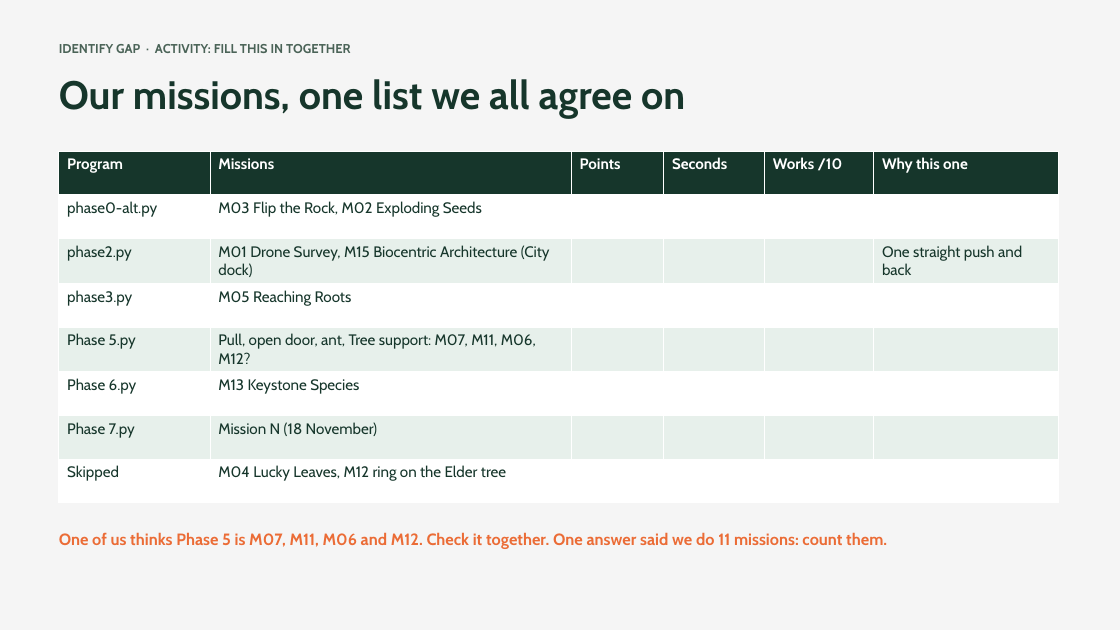
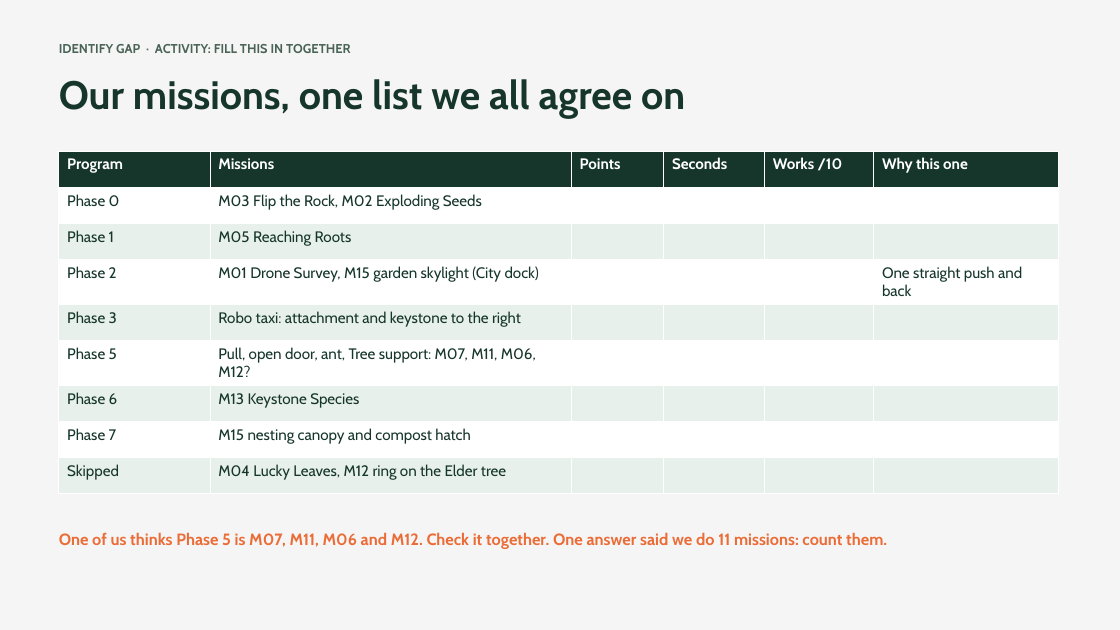
Before and after one commit to amana4/FLL2026, a slide deck: slide 13 of robot-design/exceeds-workshop.pptx. Drawn at 1120x630 pixels with LibreOffice and Linux fonts; fonts in the diff are those of the drawing. Boxes give left, top, right and bottom in pixels: in the first picture for what was removed or moved away, otherwise in the second. Text is boxed around its words. In the diff, an @@ line names an element or a change of style, - is before the commit and + after.

Commit message:
Add Robot Design judging presentation pack
Generate the judging deck, cue cards, and judge-question practice sheet in HTML and PowerPoint. Update the mission plan and diagrams for seven runs, refresh related prep materials, and adjust Phase 7 robot test settings.

```diff
--- a/robot-design/exceeds-workshop.pptx
+++ b/robot-design/exceeds-workshop.pptx
@@ table at (59,151,1059,484) @@
-row 2: phase0-alt.py | M03 Flip the Rock, M02 Exploding Seeds |  |  |  | 
-row 3: phase2.py | M01 Drone Survey, M15 Biocentric Architecture (City dock) |  |  |  | One straight push and back
-row 4: phase3.py | M05 Reaching Roots |  |  |  | 
-row 5: Phase 5.py | Pull, open door, ant, Tree support: M07, M11, M06, M12? |  |  |  | 
-row 6: Phase 6.py | M13 Keystone Species |  |  |  | 
-row 7: Phase 7.py | Mission N (18 November) |  |  |  | 
+row 2: Phase 0 | M03 Flip the Rock, M02 Exploding Seeds |  |  |  | 
+row 3: Phase 1 | M05 Reaching Roots |  |  |  | 
+row 4: Phase 2 | M01 Drone Survey, M15 garden skylight (City dock) |  |  |  | One straight push and back
+row 5: Phase 3 | Robo taxi: attachment and keystone to the right |  |  |  | 
+row 6: Phase 5 | Pull, open door, ant, Tree support: M07, M11, M06, M12? |  |  |  | 
+row 7: Phase 6 | M13 Keystone Species |  |  |  | 
+row 8: Phase 7 | M15 nesting canopy and compost hatch |  |  |  | 
```
Also in this commit, not shown: 3 other slides changed, 28 other files.
